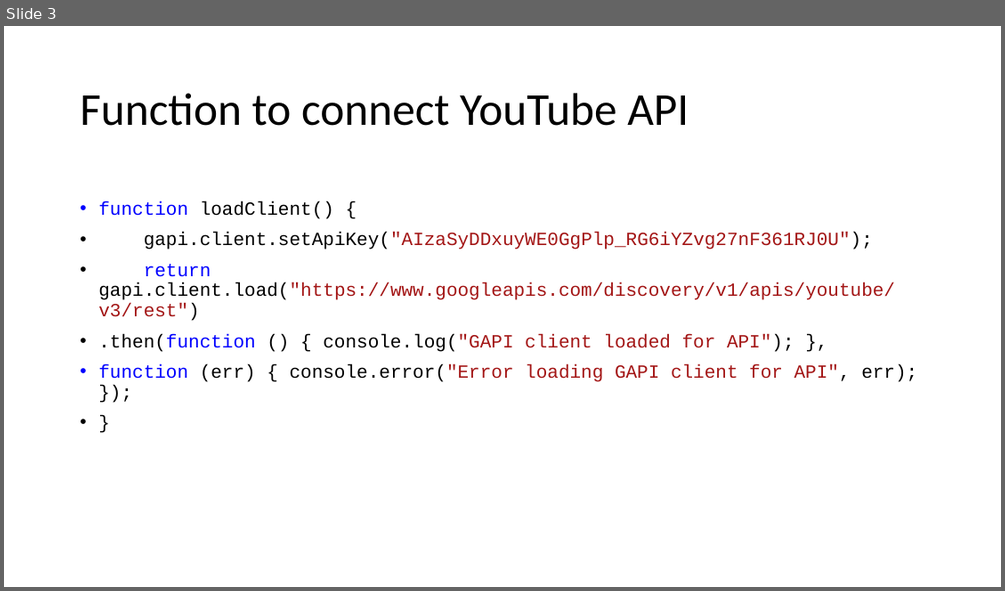
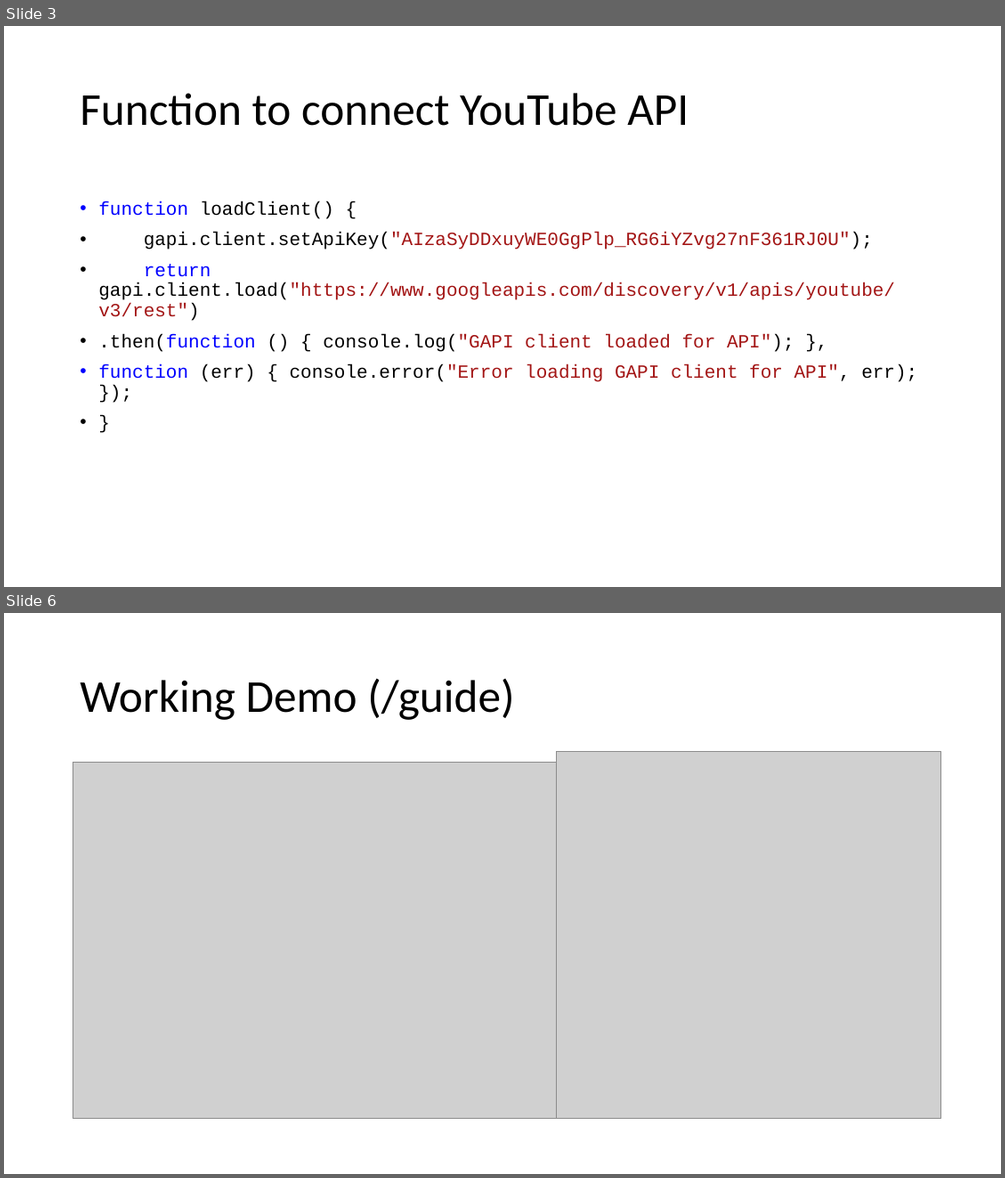
Before and after one commit to ZikunFu/WebDev-FinalProject, a slide deck: Independent Study Presentation.pptx. Shown one above the other, each under a label of ours: slide 3 before the commit, slides 3 and 6 after it; the slides between them are not shown. The pictures are 1005x591 and 1005x1178 pixels, drawn with LibreOffice and Linux fonts; fonts in the diff are those of the drawing; grey boxes stand for pictures. Boxes give left, top, right and bottom in pixels: in the first picture for what was removed or moved away, otherwise in the second. Text is boxed around its words. In the diff, an @@ line names an element or a change of style, - is before the commit and + after.

```diff
--- a/Independent Study Presentation.pptx
+++ b/Independent Study Presentation.pptx
@@ slide 6 added at [4,613,1001,1174], background #FFFFFF @@
@@ title added at [80,678,514,720], 44 pt, text #000000 @@
+Working Demo (/guide)
@@ picture added at [73,763,557,1119] @@
@@ picture added at [557,751,941,1119] @@
```
Also in this commit, not shown: 2 slides changed, 1 slide removed, 2 other files.
